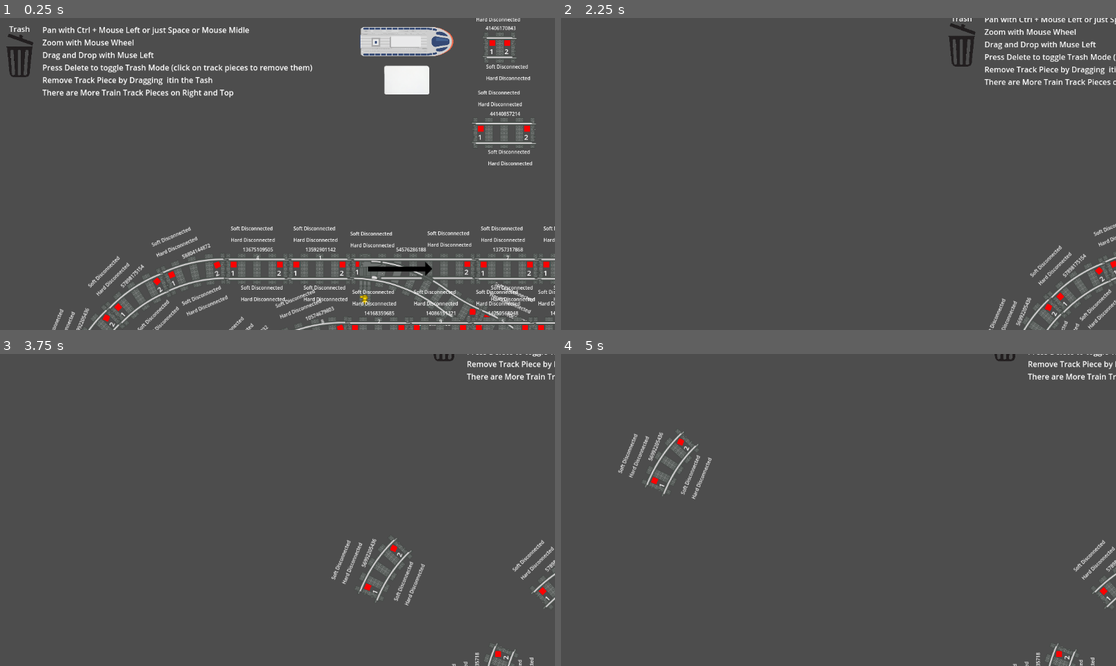
Above: before the commit, frames 1-4 (two rows, left to right).
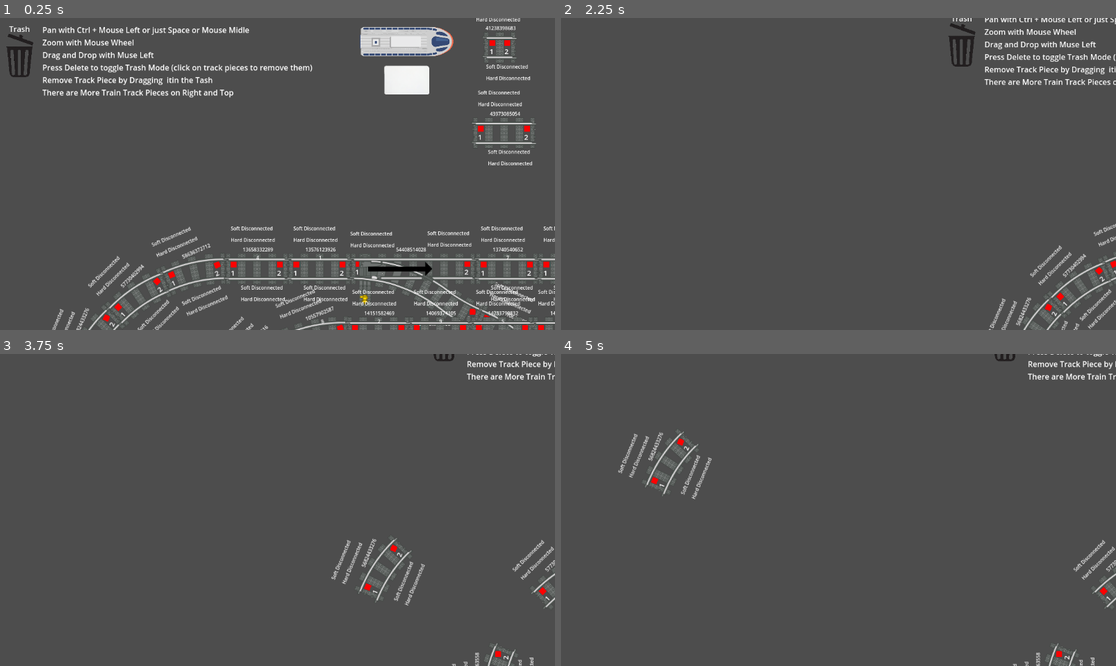
Above: after the commit, the same moments.

Repository: RustyRailways/RustyRailways
Game: Godot game, scene res://Main.tscn
The game is run twice, just before and just after one commit, with the same random seed, the same clock (stepped at 60 frames per second) and the same inputs.
Inputs (mouse positions are in pixels of both pictures, inside the frame that each line leads up to):
- Up to frame 1 (0.25 s): no input
- Up to frame 2 (2.25 s): tap Enter at 0.5 s; drag from (583, 55) to (1043, 46) at 0.52 s; click "OK" at 1.25 s; tap Space at 2 s; drag from (1060, 46) to (583, 55) at 2.02 s
- Up to frame 3 (3.75 s): tap Enter at 2.75 s; move the mouse to (477, 665) at 2.77 s; hold Ctrl (pan_mode) 2.78-3.5 s; click (477, 665) at 2.92 s; tap Space at 3.5 s; drag from (521, 622) to (111, 463) at 3.52 s
- Up to frame 4 (5 s): tap Enter at 4.25 s; move the mouse to (1005, 556) at 4.27 s; hold Backspace (trash_mode) from 4.28 s (still down); hold Middle mouse button (pan) from 4.28 s (still down)

The runs differ from the first frame. In frame 1, 0.4% of the frame differs, in the area x 13-97%, y 2-100%; in frame 2, less than 0.1%; in frame 3, less than 0.1%; in frame 4, less than 0.1%.

Commit message:
Removed old autoloaded plugin in client/project.godot

Diff:
--- a/client/project.godot
+++ b/client/project.godot
@@ -14,10 +14,6 @@
 run/main_scene="res://Main.tscn"
 config/features=PackedStringArray("4.2", "GL Compatibility")
 config/icon="res://logo.png"
-
-[autoload]
-
-SaveSystem="*res://addons/save_system/save_system.gd"
 
 [editor]
 
